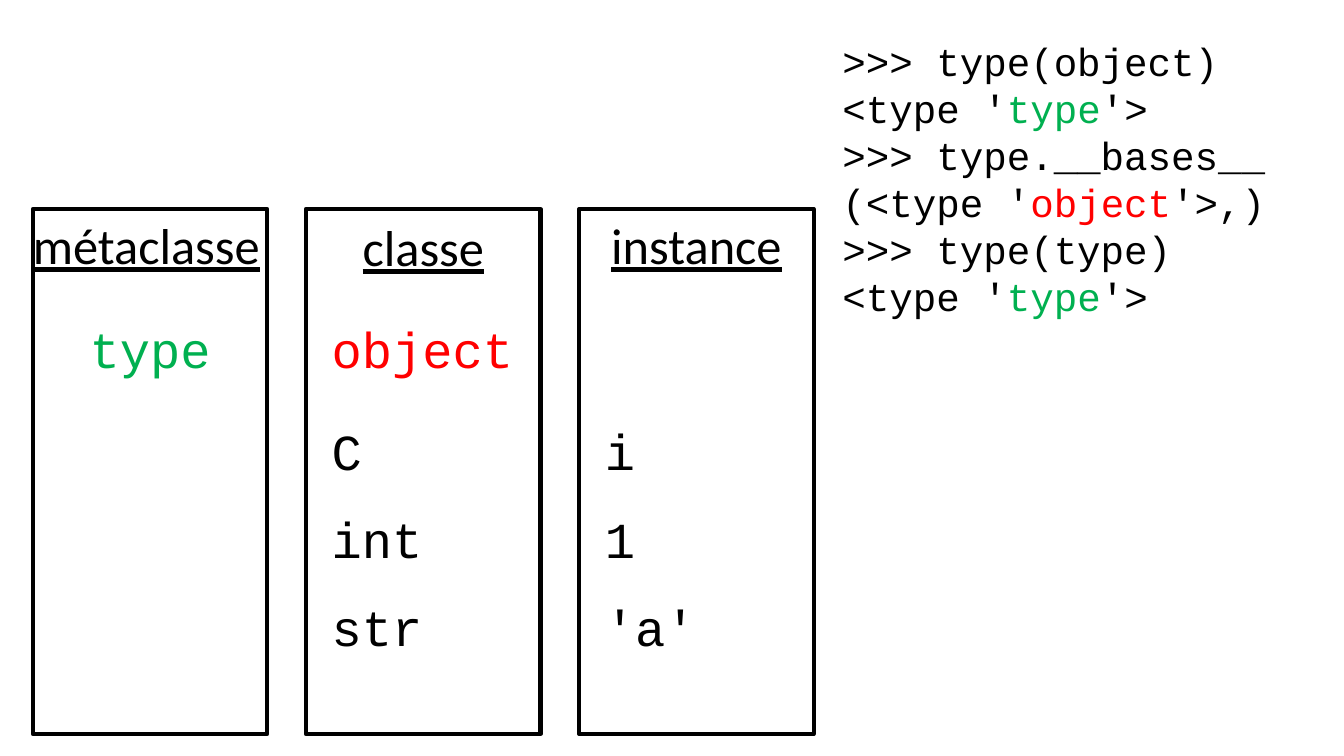
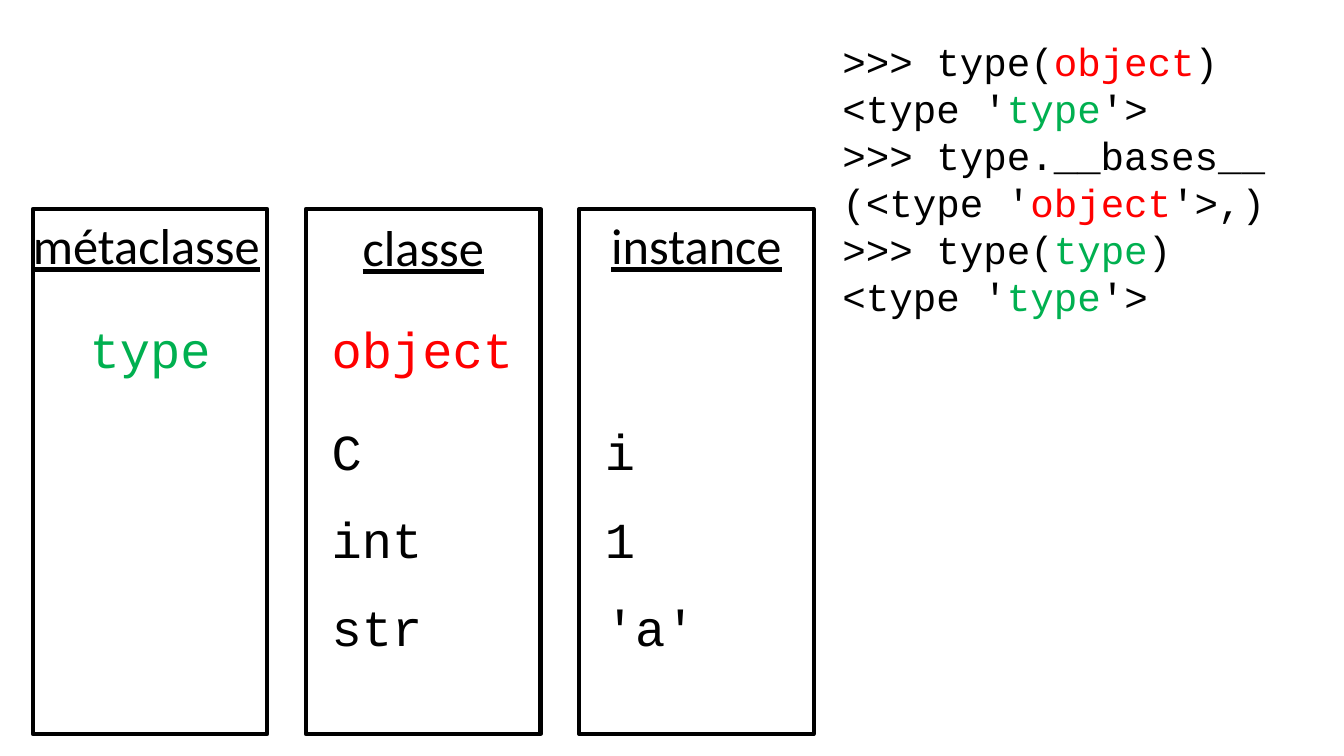
Before and after one commit to parmentelat/flotpython-archive, a slide deck: slide 15 of semaine7/CO12AL-W7-VIDEO03-SLIDE01.pptx (slide 14 before the commit). Drawn at 1344x756 pixels with LibreOffice and Linux fonts; fonts in the diff are those of the drawing. Boxes give left, top, right and bottom in pixels: in the first picture for what was removed or moved away, otherwise in the second. Text is boxed around its words. In the diff, an @@ line names an element or a change of style, - is before the commit and + after.

```diff
--- a/semaine7/CO12AL-W7-VIDEO03-SLIDE01.pptx
+++ b/semaine7/CO12AL-W7-VIDEO03-SLIDE01.pptx
@@ text at bbox=[936, 48, 1218, 272]: text colour #000000 to #FF0000 in "type(object)"; text colour #000000 to #00B050 in "type(type)" @@
```
Also in this commit, not shown: 6 other slides changed, 6 slides added, 4 other files.
